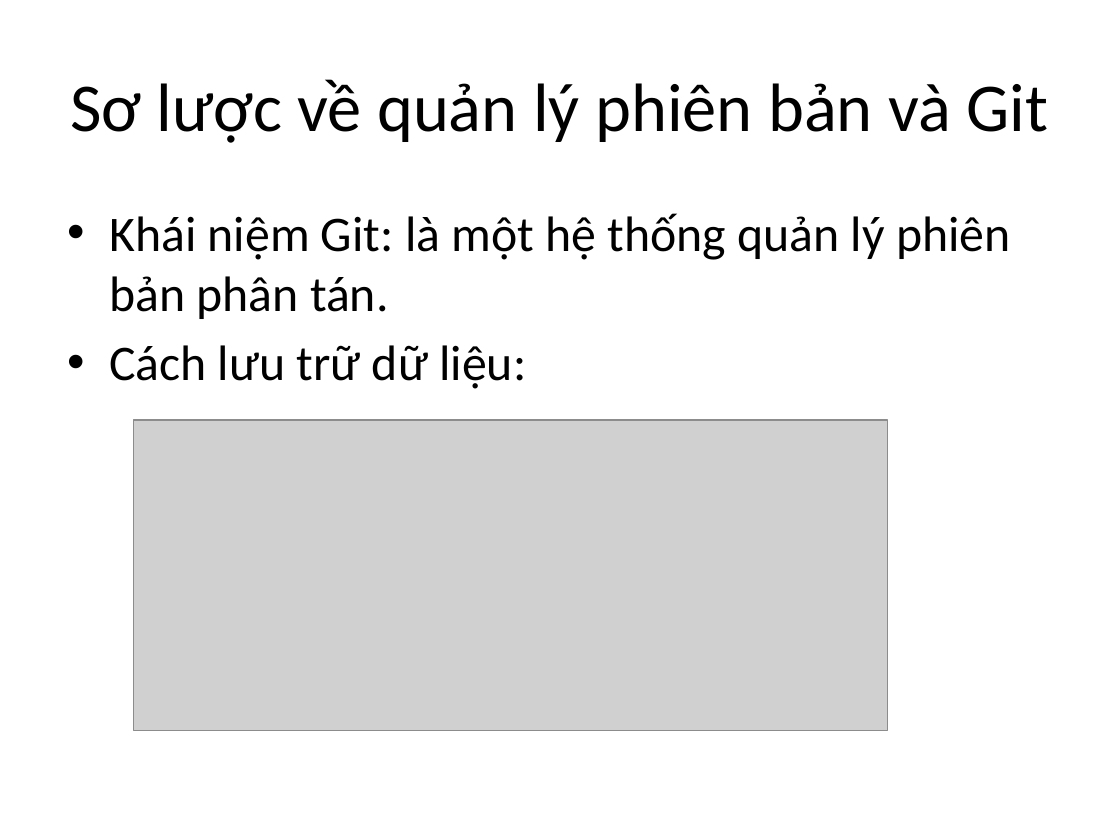
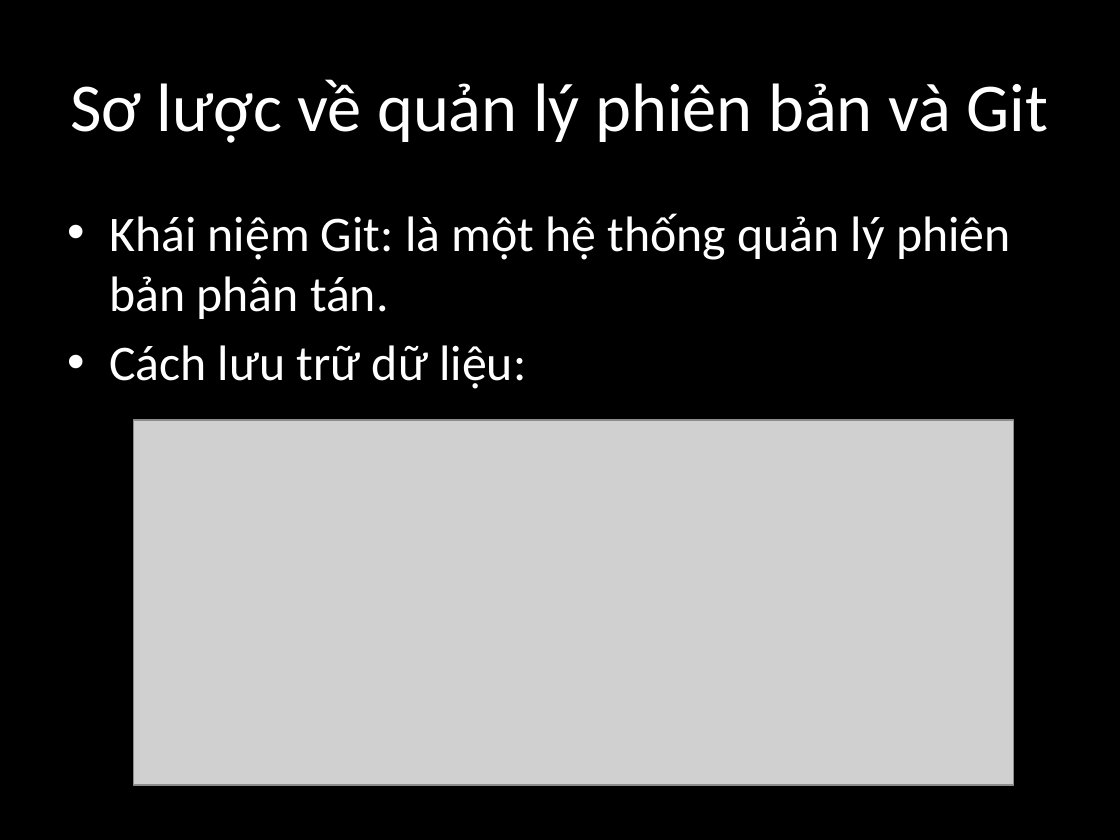
Before and after one commit to ducha228/Seminar, a slide deck: slide 2 of Seminar Git HaND/Seminar_Git_Slide.pptx. Drawn at 1120x840 pixels with LibreOffice and Linux fonts; fonts in the diff are those of the drawing; grey boxes stand for pictures. Boxes give left, top, right and bottom in pixels: in the first picture for what was removed or moved away, otherwise in the second. Text is boxed around its words. In the diff, an @@ line names an element or a change of style, - is before the commit and + after.

```diff
--- a/Seminar Git HaND/Seminar_Git_Slide.pptx
+++ b/Seminar Git HaND/Seminar_Git_Slide.pptx
@@ background #FFFFFF to #000000 @@
@@ title "Sơ lược về quản lý ..." at box(70, 79, 1048, 143): text colour #000000 to #FFFFFF @@
@@ text "Khái niệm Git: là một ..." at box(109, 213, 1011, 389): text colour #000000 to #FFFFFF @@
@@ picture: place and size @@
-picture at box(133, 420, 887, 730)
+picture at box(133, 420, 1014, 785)
```
Also in this commit, not shown: 5 other slides changed, 17 slides added, 1 slide removed, 1 other file.
